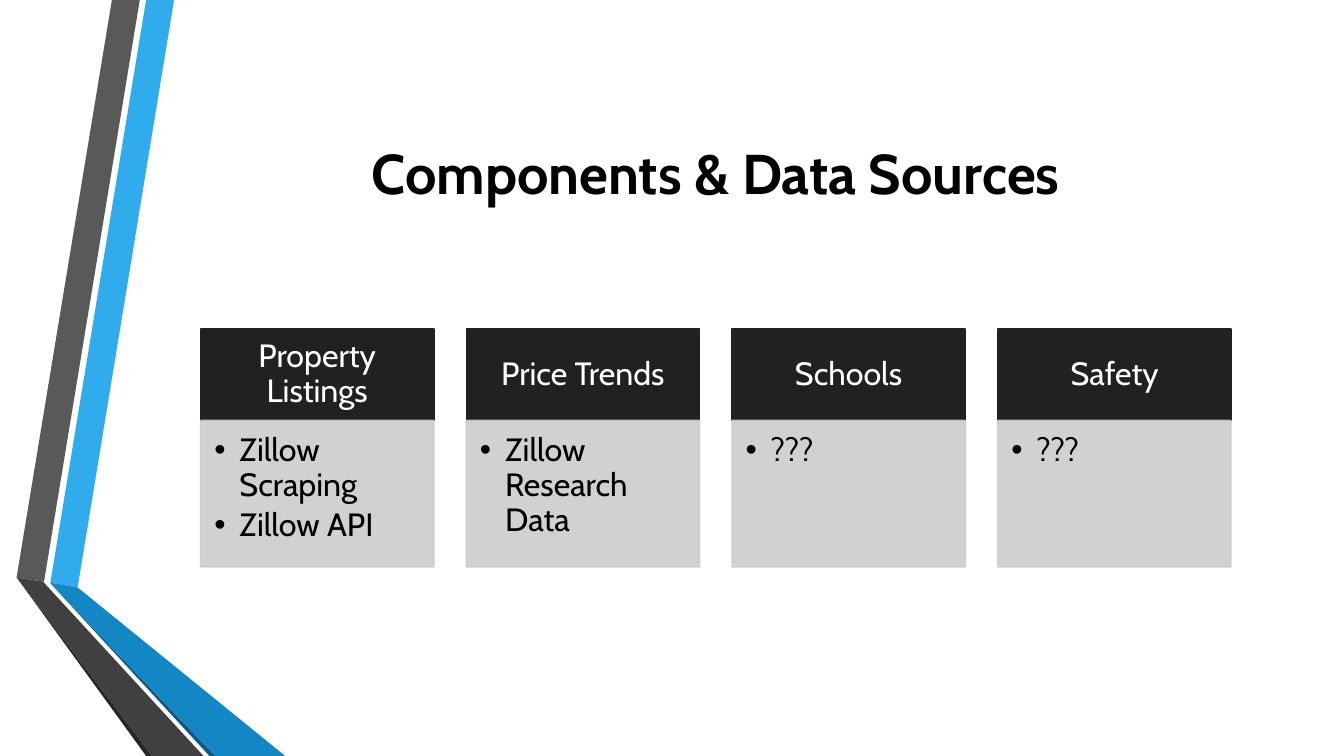
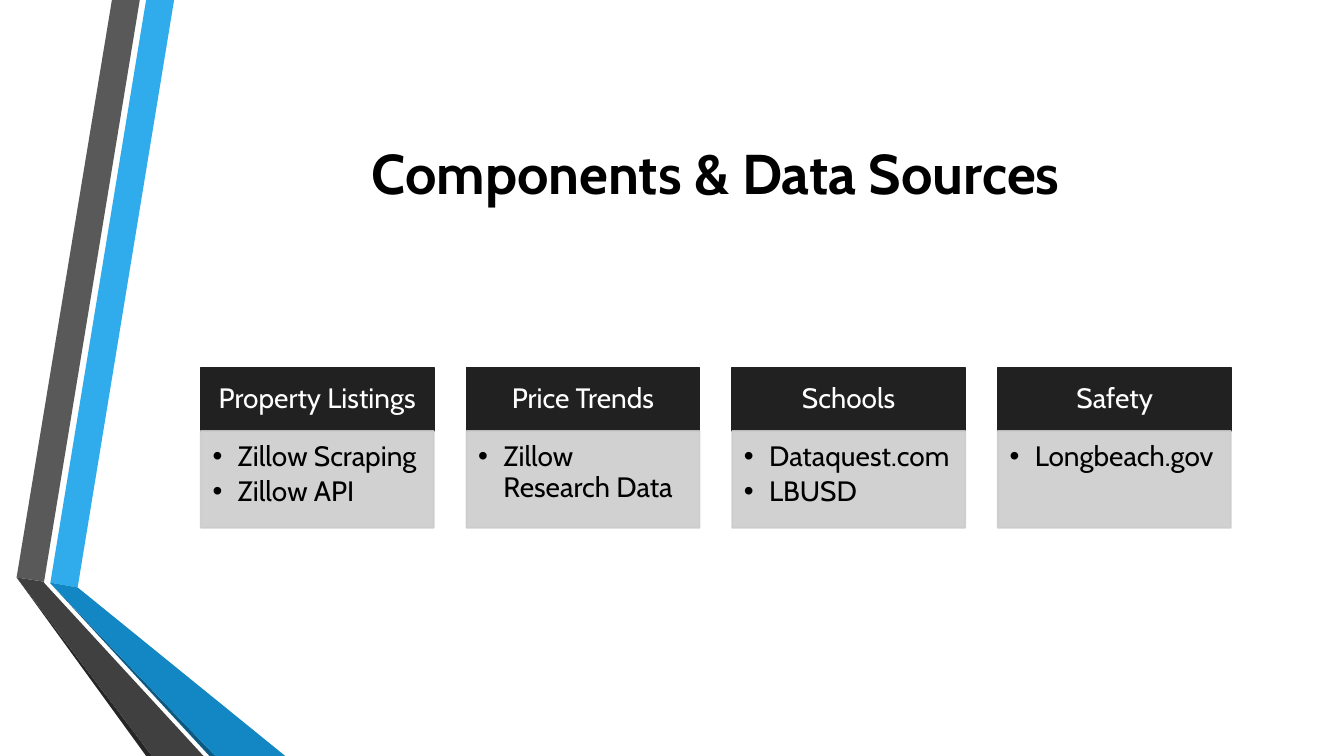
Before and after one commit to correenho/DA-Bootcamp-Project-2, a slide deck: slide 3 of project_2_presentation_deck.pptx. Drawn at 1344x756 pixels with LibreOffice and Linux fonts; fonts in the diff are those of the drawing; background and template pictures are left out. Boxes give left, top, right and bottom in pixels: in the first picture for what was removed or moved away, otherwise in the second. Text is boxed around its words. In the diff, an @@ line names an element or a change of style, - is before the commit and + after.

Commit message:
added crime data

```diff
--- a/project_2_presentation_deck.pptx
+++ b/project_2_presentation_deck.pptx
@@ text "Property Listings": place and size @@
-text "Property Listings" at bbox=[258, 344, 376, 409]
+text "Property Listings" at bbox=[219, 388, 415, 414]
@@ rectangle: place and size @@
-rectangle at bbox=[201, 329, 434, 420]
+rectangle at bbox=[201, 368, 434, 432]
@@ text "Price Trends": place and size @@
-text "Price Trends" at bbox=[501, 361, 665, 386]
+text "Price Trends" at bbox=[512, 387, 654, 409]
@@ rectangle: place and size @@
-rectangle at bbox=[467, 329, 700, 420]
+rectangle at bbox=[467, 368, 700, 432]
@@ text "Schools": place and size @@
-text "Schools" at bbox=[795, 361, 902, 386]
+text "Schools" at bbox=[802, 387, 895, 409]
@@ rectangle: place and size @@
-rectangle at bbox=[732, 329, 965, 420]
+rectangle at bbox=[732, 368, 965, 432]
@@ size 23 to 20 pt; less space between paragraphs in 4 elements at bbox=[219, 388, 415, 414], bbox=[512, 387, 654, 409], bbox=[802, 387, 895, 409], bbox=[1076, 387, 1153, 414] @@
@@ text "Safety": place and size @@
-text "Safety" at bbox=[1071, 361, 1159, 392]
+text "Safety" at bbox=[1076, 387, 1153, 414]
@@ rectangle: place and size @@
-rectangle at bbox=[998, 329, 1231, 420]
+rectangle at bbox=[998, 368, 1231, 432]
@@ text "Zillow Scraping": place and size @@
-text "Zillow Scraping" at bbox=[239, 437, 373, 537]
+text "Zillow Scraping" at bbox=[238, 445, 417, 502]
@@ text "Zillow Scraping" at bbox=[238, 445, 417, 502]: size 23 to 20 pt @@
@@ rectangle: place and size @@
-rectangle at bbox=[201, 420, 434, 567]
+rectangle at bbox=[201, 432, 434, 528]
@@ text "Zillow Research Data" at bbox=[503, 445, 672, 498]: size 23 to 20 pt @@
@@ text "Zillow Research Data": place and size @@
-text "Zillow Research Data" at bbox=[505, 437, 627, 532]
+text "Zillow Research Data" at bbox=[503, 445, 672, 498]
@@ rectangle: place and size @@
-rectangle at bbox=[467, 420, 700, 567]
+rectangle at bbox=[467, 432, 700, 528]
@@ rectangle: place and size @@
-rectangle at bbox=[732, 420, 965, 567]
+rectangle at bbox=[732, 432, 965, 528]
@@ text removed at bbox=[732, 420, 965, 567] @@
-  • ???
@@ text added at bbox=[769, 446, 949, 502], 20 pt, text #000000 @@
+  • Dataquest.com
+  • LBUSD
@@ rectangle: place and size @@
-rectangle at bbox=[998, 420, 1231, 567]
+rectangle at bbox=[998, 432, 1231, 528]
@@ text removed at bbox=[998, 420, 1231, 567] @@
-  • ???
@@ text added at bbox=[1035, 445, 1214, 473], 20 pt, text #000000 @@
+  • Longbeach.gov
```
Also in this commit, not shown: 1 other slide changed, 5 other files.
